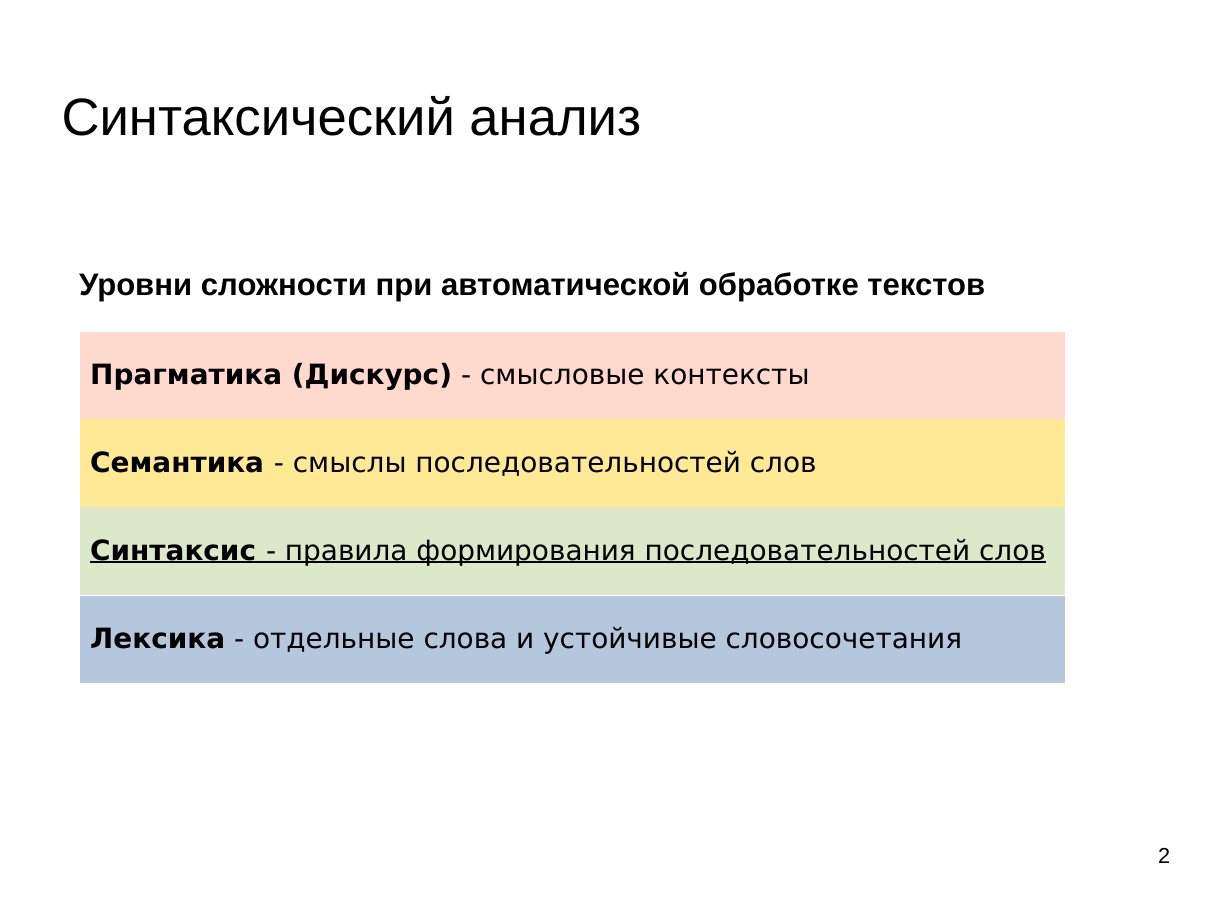
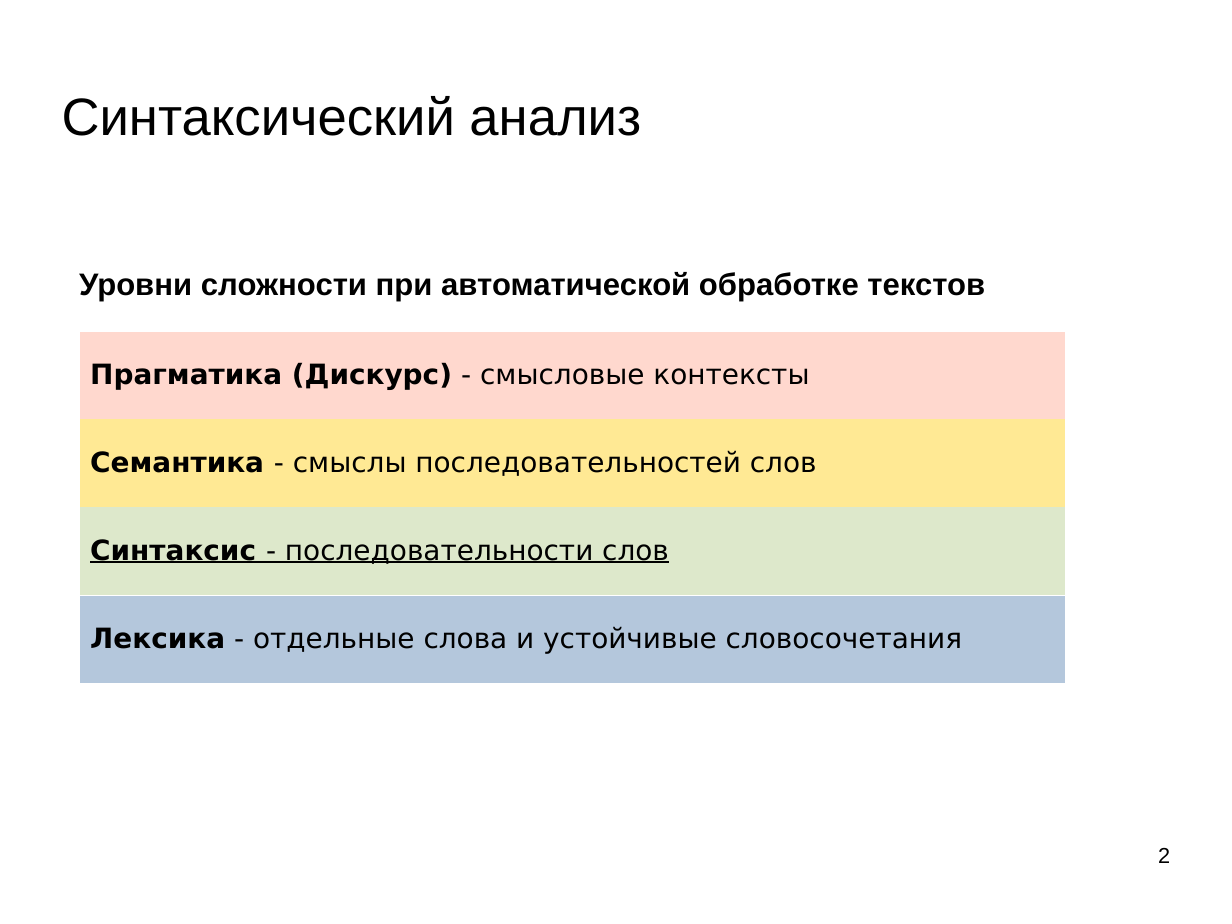
Before and after one commit to mechanoid5/ml_nlp_2024_I, a slide deck: slide 2 of 04-synt-grammar.odp. Drawn at 1232x924 pixels with LibreOffice and Linux fonts; fonts in the diff are those of the drawing; background and template pictures are left out. Boxes give left, top, right and bottom in pixels: in the first picture for what was removed or moved away, otherwise in the second. Text is boxed around its words. In the diff, an @@ line names an element or a change of style, - is before the commit and + after.

```diff
--- a/04-synt-grammar.odp
+++ b/04-synt-grammar.odp
@@ table at (79, 331, 1065, 683) @@
-row 3, column 1: Синтаксис - правила формирования последовательностей слов
+row 3, column 1: Синтаксис - последовательности слов
```
Also in this commit, not shown: 1 other slide changed, 1 slide removed, 7 other files.
